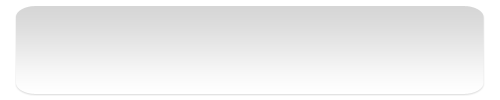
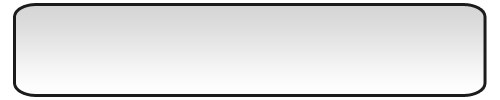
Before/after of a (500, 100) layered artwork. What changed in the layer stack:
pixels changed over [13, 3, 487, 97] (layer not identified)
